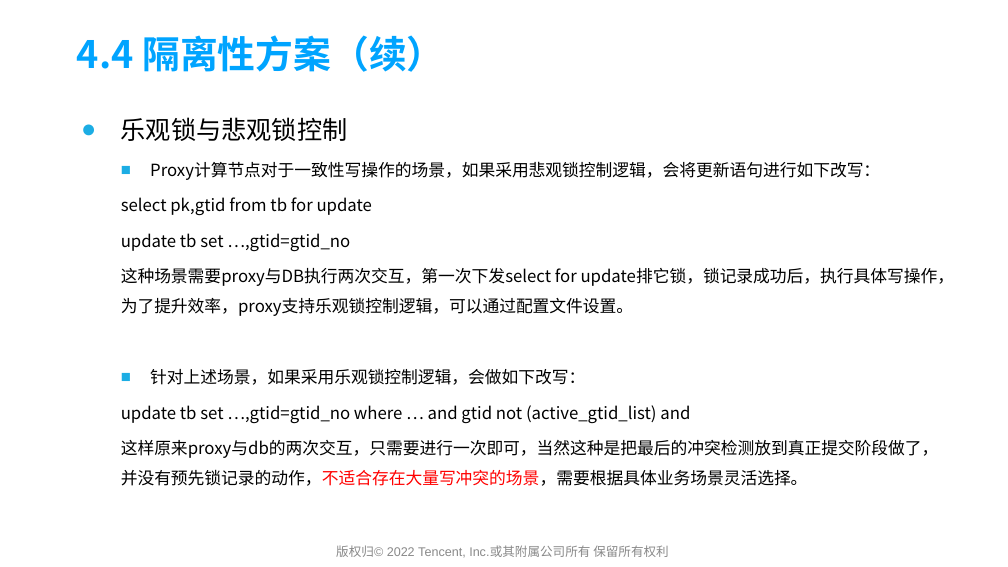
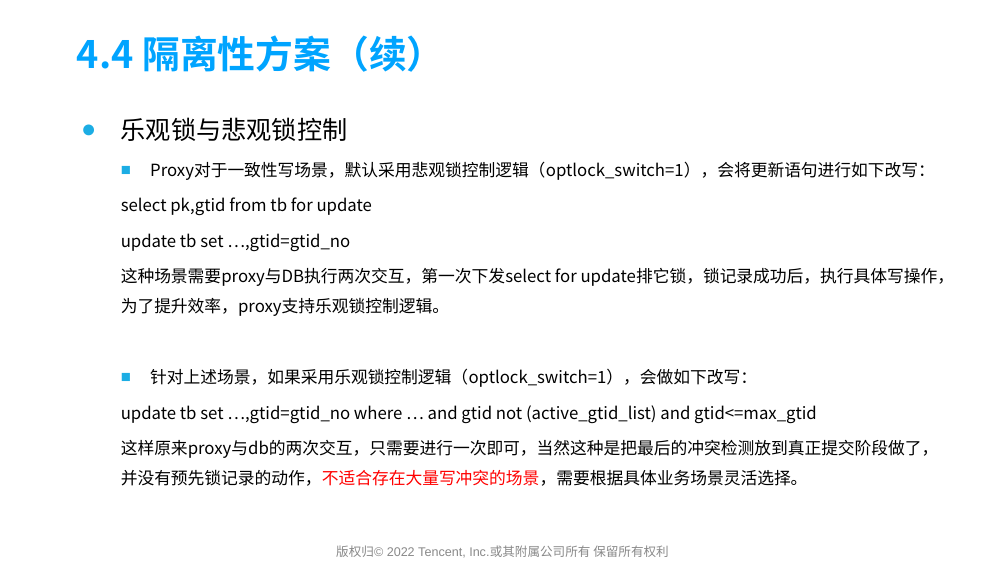
Before and after one commit to yedushusheng/mysql-learning, a slide deck: slide 39 of 28. OLTP/GoldenDB产品简介及架构解析.pptx. Drawn at 1008x567 pixels with LibreOffice and Linux fonts; fonts in the diff are those of the drawing; background and template pictures are left out. Boxes give left, top, right and bottom in pixels: in the first picture for what was removed or moved away, otherwise in the second. Text is boxed around its words. In the diff, an @@ line names an element or a change of style, - is before the commit and + after.

Commit message:
乐观锁控制

```diff
--- a/28. OLTP/GoldenDB产品简介及架构解析.pptx
+++ b/28. OLTP/GoldenDB产品简介及架构解析.pptx
@@ text at (150,161,935,180): text changed @@
-  ■ Proxy计算节点对于一致性写操作的场景，如果采用悲观锁控制逻辑，会将更新语句进行如下改写：
+  ■ Proxy对于一致性写场景，默认采用悲观锁控制逻辑（optlock_switch=1），会将更新语句进行如下改写：
@@ text at (121,267,955,424): text changed @@
-  这种场景需要proxy与DB执行两次交互，第一次下发select for update排它锁，锁记录成功后，执行具体写操作，为了提升效率，proxy支持乐观锁控制逻辑，可以通过配置文件设置。
-  ■ 针对上述场景，如果采用乐观锁控制逻辑，会做如下改写：
-  update tb set …,gtid=gtid_no where … and gtid not (active_gtid_list) and
+  这种场景需要proxy与DB执行两次交互，第一次下发select for update排它锁，锁记录成功后，执行具体写操作，为了提升效率，proxy支持乐观锁控制逻辑。
+  ■ 针对上述场景，如果采用乐观锁控制逻辑（optlock_switch=1），会做如下改写：
+  update tb set …,gtid=gtid_no where … and gtid not (active_gtid_list) and gtid<=max_gtid
```
Also in this commit, not shown: 2 other slides changed.
